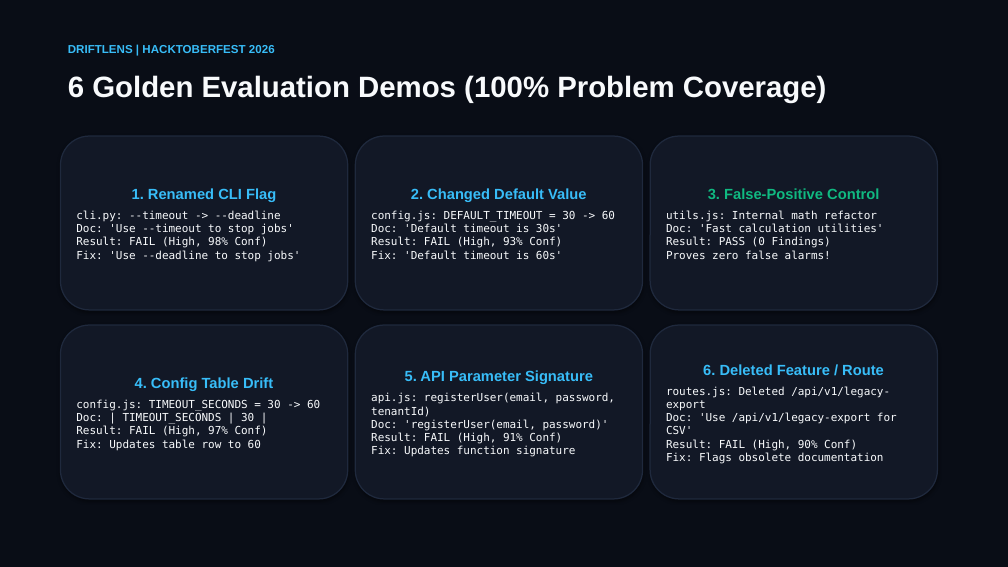
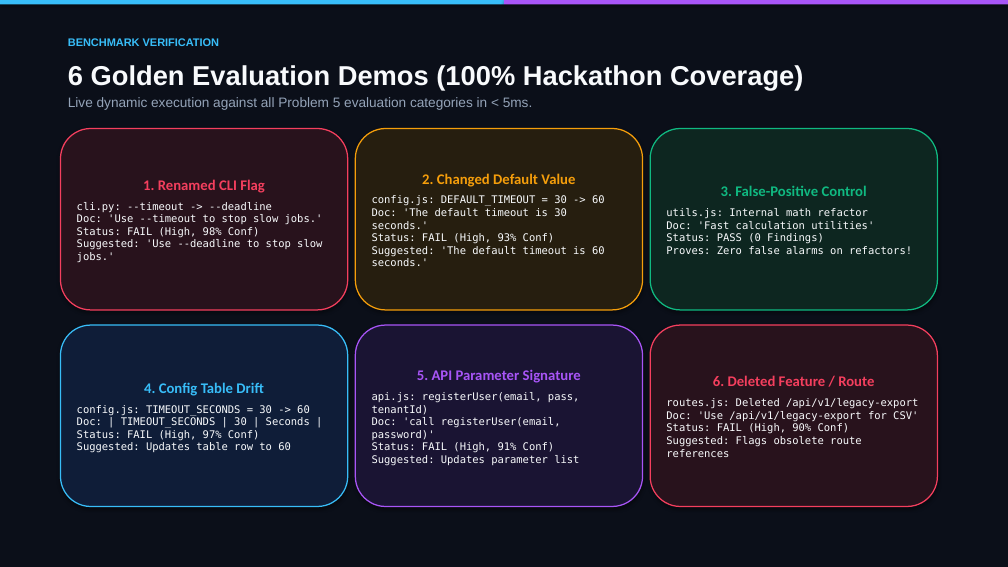
Before and after one commit to Marwadi-me/Driftlens, a slide deck: slide 8 of DriftLens_Presentation.pptx (slide 6 before the commit). Drawn at 1008x567 pixels with LibreOffice and Linux fonts; fonts in the diff are those of the drawing. Boxes give left, top, right and bottom in pixels: in the first picture for what was removed or moved away, otherwise in the second. Text is boxed around its words. In the diff, an @@ line names an element or a change of style, - is before the commit and + after.

```diff
--- a/DriftLens_Presentation.pptx
+++ b/DriftLens_Presentation.pptx
@@ rectangle at (0,0,1008,567): fill #090D16 to #0B0F19 @@
@@ rectangle added at (0,0,504,5), fill #38BDF8 @@
@@ rectangle added at (504,0,1008,5), fill #A855F7 @@
@@ text removed at (68,45,275,53) @@
-DRIFTLENS | HACKTOBERFEST 2026
@@ text added at (68,38,219,46), 10.5 pt, text #38BDF8, bold @@
+BENCHMARK VERIFICATION
@@ text at (68,65,803,110): text changed; size 28 to 13 pt; text colour #F8FAFC to #94A3B8; bold off @@
-6 Golden Evaluation Demos (100% Problem Coverage)
+6 Golden Evaluation Demos (100% Hackathon Coverage)
+Live dynamic execution against all Problem 5 evaluation categories in < 5ms.
@@ rounded rectangle "1. Renamed CLI Flag": place and size @@
-rounded rectangle "1. Renamed CLI Flag" at (60,136,348,310)
+rounded rectangle "1. Renamed CLI Flag" at (60,129,348,310)
@@ rounded rectangle "1. Renamed CLI Flag" at (60,129,348,310): fill #121826 to #28121C; outline #1F293D 1.2 pt to #F43F5E 1.2 pt @@
@@ rounded rectangle "2. Changed Default Value": place and size @@
-rounded rectangle "2. Changed Default Value" at (355,136,643,310)
+rounded rectangle "2. Changed Default Value" at (355,129,643,310)
@@ rounded rectangle "2. Changed Default Value" at (355,129,643,310): fill #121826 to #261E0F; outline #1F293D 1.2 pt to #F59E0B 1.2 pt @@
@@ rounded rectangle "3. False-Positive Control": place and size @@
-rounded rectangle "3. False-Positive Control" at (650,136,938,310)
+rounded rectangle "3. False-Positive Control" at (650,129,938,310)
@@ rounded rectangle "3. False-Positive Control" at (650,129,938,310): fill #121826 to #0D2620; outline #1F293D 1.2 pt to #10B981 1.2 pt @@
@@ text in rounded rectangle at (143,179,265,193): font Arial to Calibri, text colour #38BDF8 to #F43F5E in "1. Renamed CLI Flag" @@
@@ text in rounded rectangle at (422,173,575,187): font Arial to Calibri, text colour #38BDF8 to #F59E0B in "2. Changed Default Value" @@
@@ text in rounded rectangle at (77,202,323,262): text changed; size 10.5 to 10 pt @@
-cli.py: --timeout -> --deadline
-Doc: 'Use --timeout to stop jobs'
-Result: FAIL (High, 98% Conf)
-Fix: 'Use --deadline to stop jobs'
+cli.py: --timeout -> --deadline
+Doc: 'Use --timeout to stop slow jobs.'
+Status: FAIL (High, 98% Conf)
+Suggested: 'Use --deadline to stop slow jobs.'
@@ text in rounded rectangle at (372,195,605,266): text changed; size 10.5 to 10 pt @@
-config.js: DEFAULT_TIMEOUT = 30 -> 60
-Doc: 'Default timeout is 30s'
-Result: FAIL (High, 93% Conf)
-Fix: 'Default timeout is 60s'
+config.js: DEFAULT_TIMEOUT = 30 -> 60
+Doc: 'The default timeout is 30 seconds.'
+Status: FAIL (High, 93% Conf)
+Suggested: 'The default timeout is 60 seconds.'
@@ text in rounded rectangle at (666,208,912,254): text changed; size 10.5 to 10 pt @@
-utils.js: Internal math refactor
-Doc: 'Fast calculation utilities'
-Result: PASS (0 Findings)
-Proves zero false alarms!
+utils.js: Internal math refactor
+Doc: 'Fast calculation utilities'
+Status: PASS (0 Findings)
+Proves: Zero false alarms on refactors!
@@ text in rounded rectangle at (721,185,867,196): font Arial to Calibri in "3. False-Positive Control" @@
@@ rounded rectangle "4. Config Table Drift": place and size @@
-rounded rectangle "4. Config Table Drift" at (60,325,348,499)
+rounded rectangle "4. Config Table Drift" at (60,325,348,507)
@@ rounded rectangle "4. Config Table Drift" at (60,325,348,507): fill #121826 to #0F1D38; outline #1F293D 1.2 pt to #38BDF8 1.2 pt @@
@@ rounded rectangle "5. API Parameter Signature": place and size @@
-rounded rectangle "5. API Parameter Signature" at (355,325,643,499)
+rounded rectangle "5. API Parameter Signature" at (355,325,643,507)
@@ rounded rectangle "5. API Parameter Signature" at (355,325,643,507): fill #121826 to #1A1433; outline #1F293D 1.2 pt to #A855F7 1.2 pt @@
@@ rounded rectangle "6. Deleted Feature / Route" at (650,325,938,507): fill #121826 to #28121C; outline #1F293D 1.2 pt to #F43F5E 1.2 pt @@
@@ rounded rectangle "6. Deleted Feature / Route": place and size @@
-rounded rectangle "6. Deleted Feature / Route" at (650,325,938,499)
+rounded rectangle "6. Deleted Feature / Route" at (650,325,938,507)
@@ text in rounded rectangle at (144,382,263,396): font Arial to Calibri in "4. Config Table Drift" @@
@@ text in rounded rectangle at (417,369,581,383): font Arial to Calibri, text colour #38BDF8 to #A855F7 in "5. API Parameter Signature" @@
@@ text in rounded rectangle at (713,375,874,386): font Arial to Calibri, text colour #38BDF8 to #F43F5E in "6. Deleted Feature / Route" @@
@@ text in rounded rectangle at (77,405,310,453): text changed; size 10.5 to 10 pt @@
-config.js: TIMEOUT_SECONDS = 30 -> 60
-Doc: | TIMEOUT_SECONDS | 30 |
-Result: FAIL (High, 97% Conf)
-Fix: Updates table row to 60
+config.js: TIMEOUT_SECONDS = 30 -> 60
+Doc: | TIMEOUT_SECONDS | 30 | Seconds |
+Status: FAIL (High, 97% Conf)
+Suggested: Updates table row to 60
@@ text in rounded rectangle at (372,392,580,466): text changed; size 10.5 to 10 pt @@
-api.js: registerUser(email, password, tenantId)
-Doc: 'registerUser(email, password)'
-Result: FAIL (High, 91% Conf)
-Fix: Updates function signature
+api.js: registerUser(email, pass, tenantId)
+Doc: 'call registerUser(email, password)'
+Status: FAIL (High, 91% Conf)
+Suggested: Updates parameter list
@@ text in rounded rectangle at (666,398,918,457): text changed; size 10.5 to 10 pt @@
-routes.js: Deleted /api/v1/legacy-export
-Doc: 'Use /api/v1/legacy-export for CSV'
-Result: FAIL (High, 90% Conf)
-Fix: Flags obsolete documentation
+routes.js: Deleted /api/v1/legacy-export
+Doc: 'Use /api/v1/legacy-export for CSV'
+Status: FAIL (High, 90% Conf)
+Suggested: Flags obsolete route references
```
Also in this commit, not shown: 5 other slides changed, 8 slides added, 3 slides removed, 3 other files.
